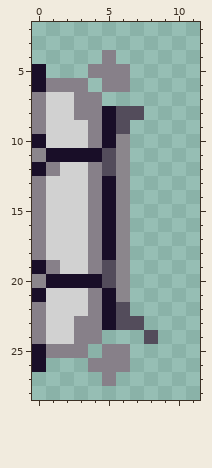
Pixel-art sprite -- Graphics/Atlases/Gameplay/objects/grapple_kevin/block_left.png. That is the earlier state.
The file is 32x32 pixels. Shown: x 0..11, y 2..28.
And afterwards:
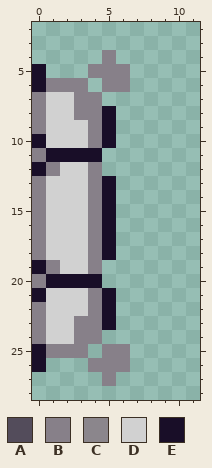
Palette (. is transparent): A #534c5b  B #878089  C #8b868c  D #d1d1d1  E #190e28
What changed:
Changed rows in their new state; - is an unchanged pixel.
first column x 0:
 8 ------..-
 9 ------.--
10 ------.--
11 B----..--
12 -----..--
13 ------.--
14 ------.--
15 ------.--
16 ------.--
17 ------.--
18 ------.--
19 -----..--
20 B----..--
21 ------.--
22 ------.--
23 ------..-
24 --------.
Where, in picture pixels (left, top, right, bottom), the same in both pictures:
changed: (32, 106, 158, 344)
